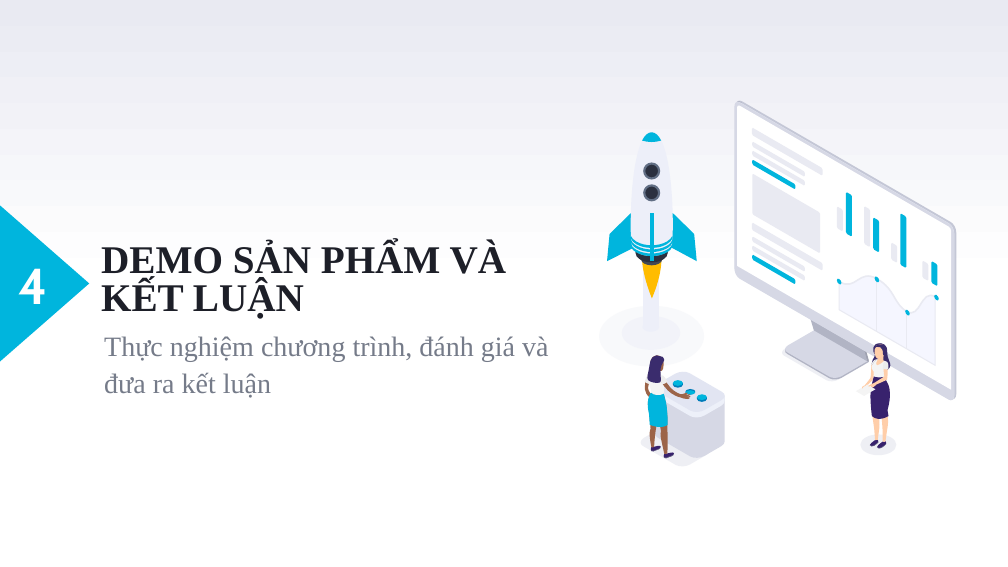
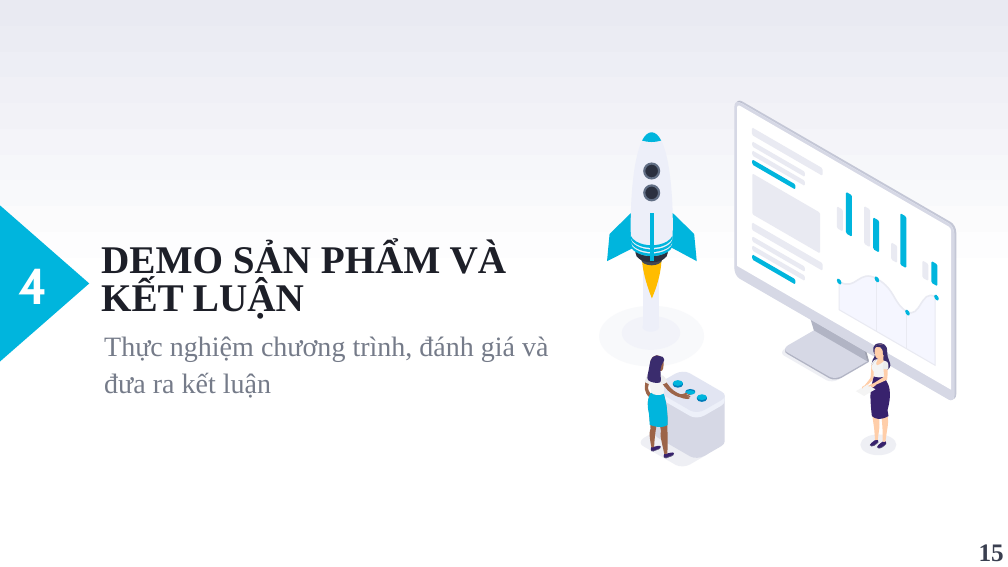
Before and after one commit to VoQuangTuong185/DoAnTotNghiep, a slide deck: slide 15 of Documentation/BCDK4/CN_185_VoQuangTuong_TomTat_BCCK.pptx. Drawn at 1008x567 pixels with LibreOffice and Linux fonts; fonts in the diff are those of the drawing. Boxes give left, top, right and bottom in pixels: in the first picture for what was removed or moved away, otherwise in the second. Text is boxed around its words. In the diff, an @@ line names an element or a change of style, - is before the commit and + after.

```diff
--- a/Documentation/BCDK4/CN_185_VoQuangTuong_TomTat_BCCK.pptx
+++ b/Documentation/BCDK4/CN_185_VoQuangTuong_TomTat_BCCK.pptx
@@ page number added at <box>979,544,1004,562</box>, 18 pt, text #3A3F50, bold @@
+15
```
Also in this commit, not shown: 16 other slides changed, 6 other files.
